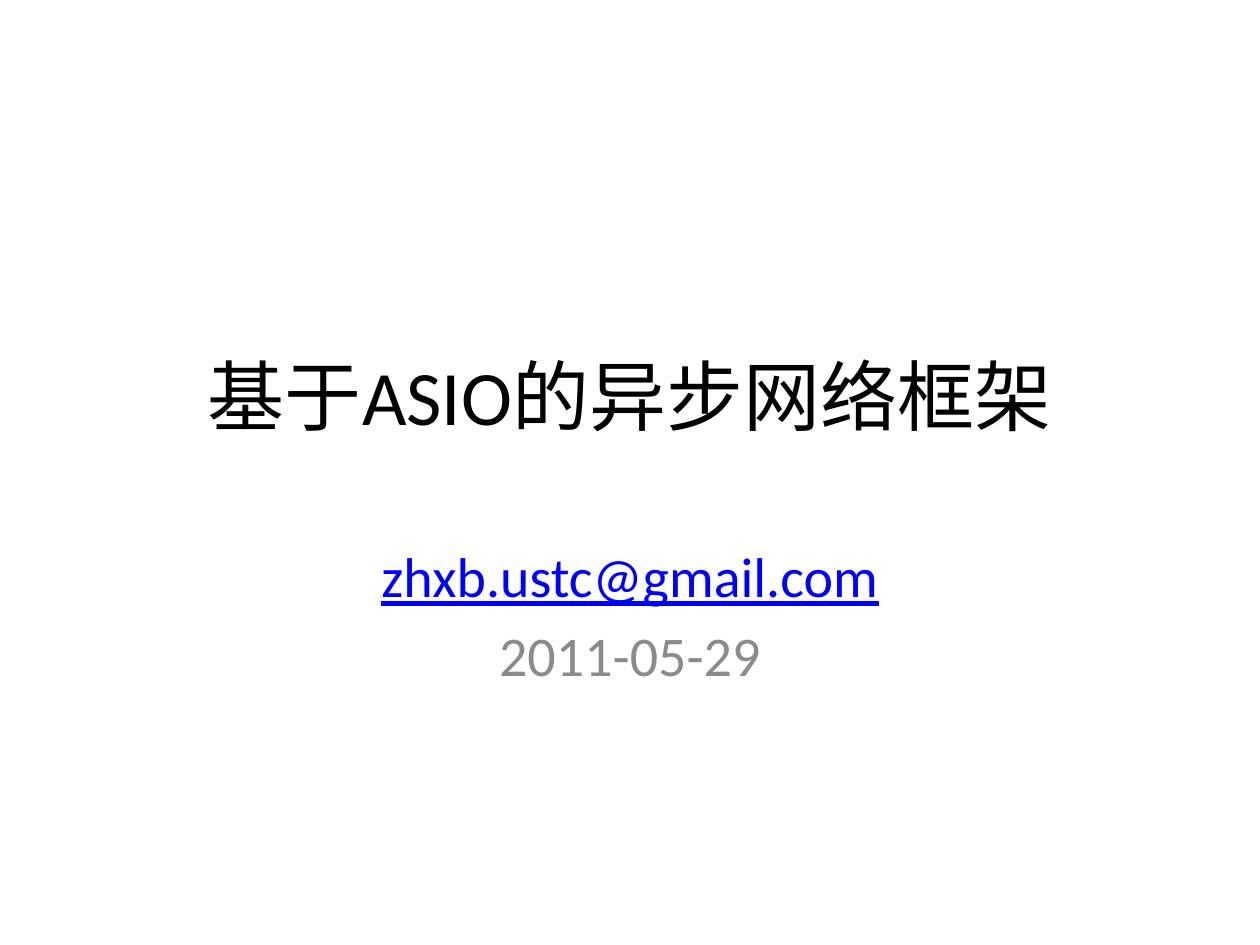
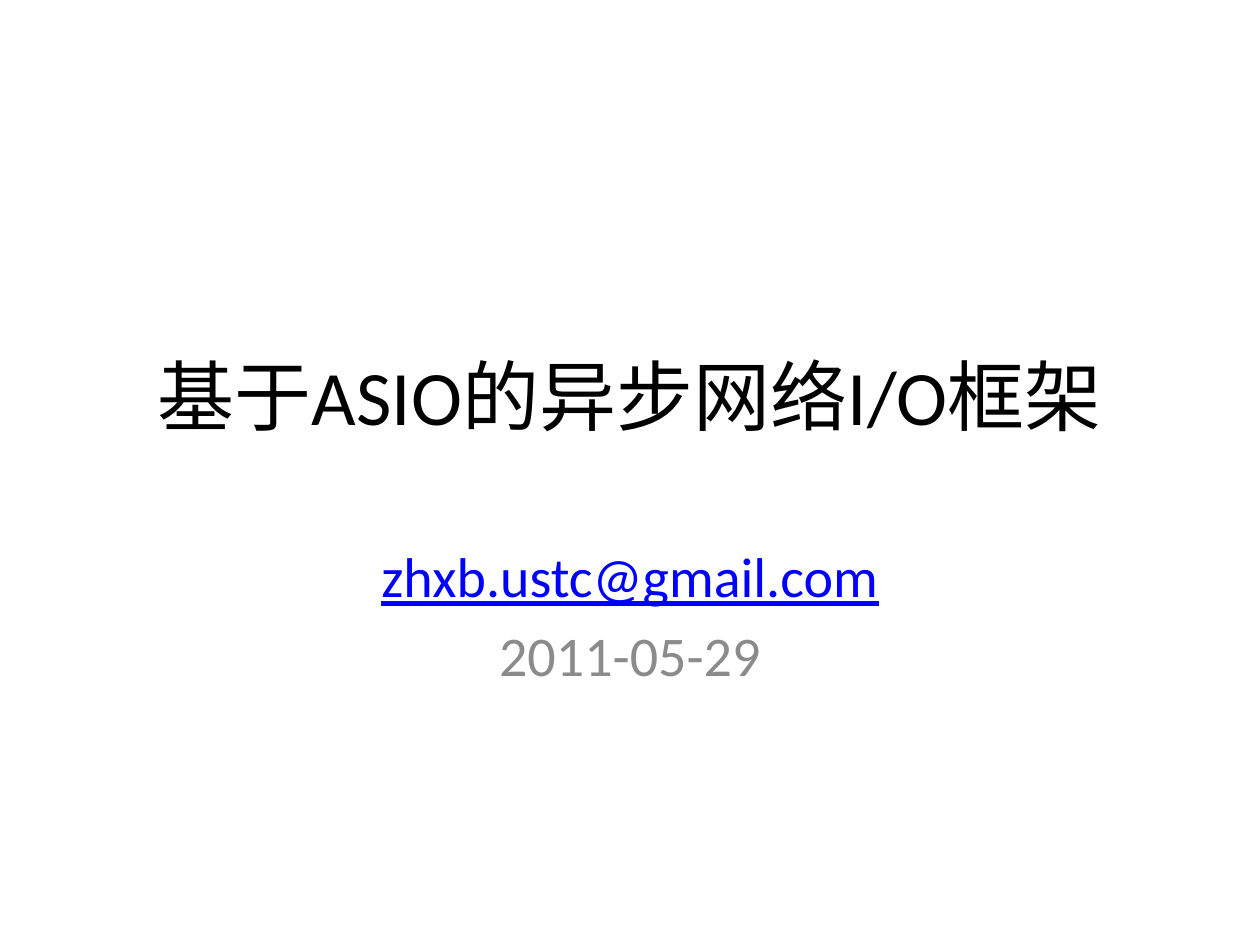
Before and after one commit to kkzhou/kknf, a slide deck: slide 1 of aanf/asio-based2/doc/asio-based AANF.pptx. Drawn at 1260x945 pixels with LibreOffice and Linux fonts; fonts in the diff are those of the drawing. Boxes give left, top, right and bottom in pixels: in the first picture for what was removed or moved away, otherwise in the second. Text is boxed around its words. In the diff, an @@ line names an element or a change of style, - is before the commit and + after.

```diff
--- a/aanf/asio-based2/doc/asio-based AANF.pptx
+++ b/aanf/asio-based2/doc/asio-based AANF.pptx
@@ title at (158,359,1102,432): text changed @@
-基于ASIO的异步网络框架
+基于ASIO的异步网络I/O框架
```
Also in this commit, not shown: 1 other slide changed, 27 slides added, 3 slides removed.
